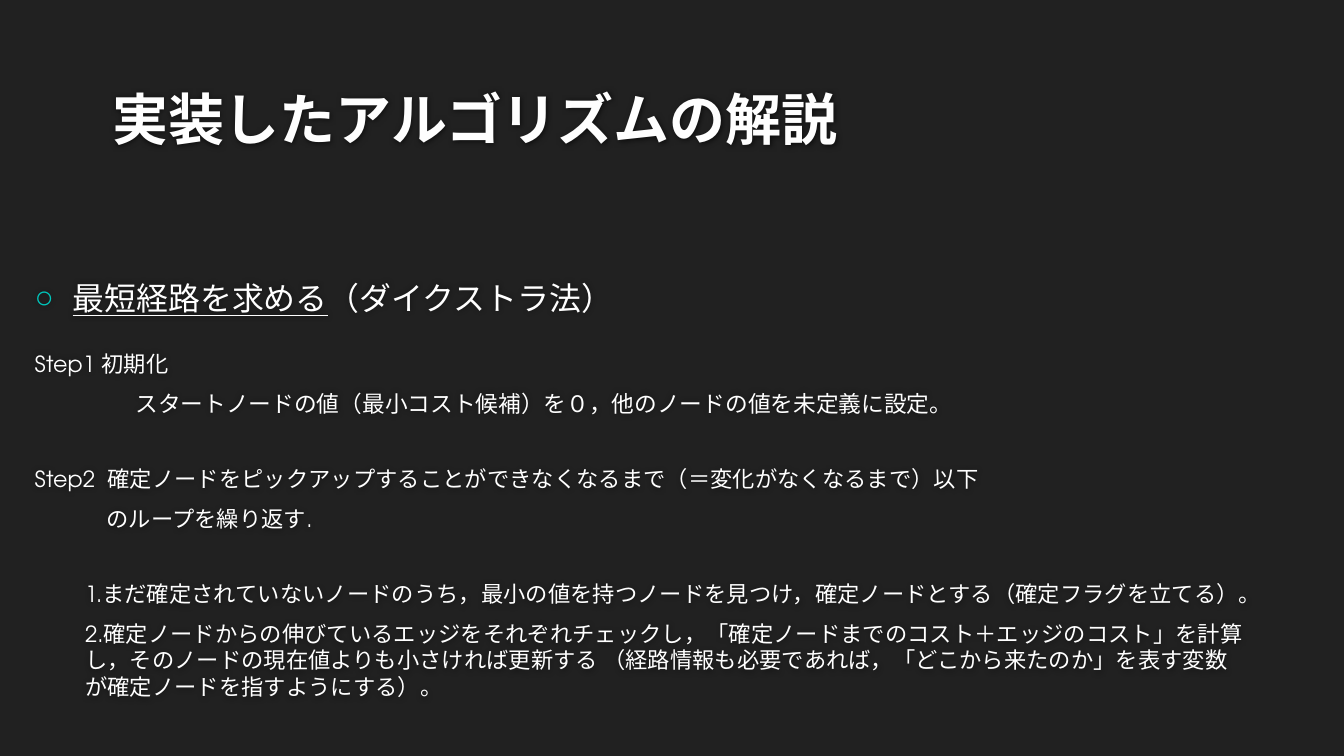
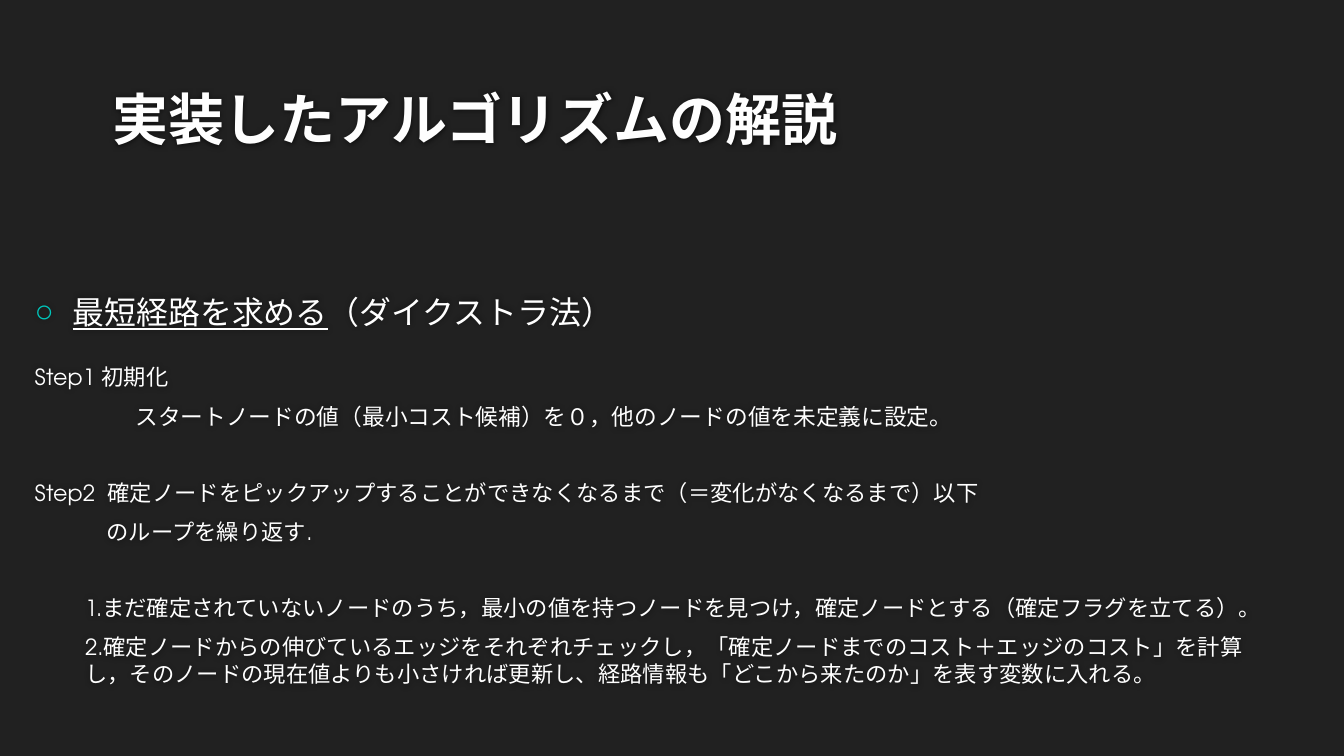
Before and after one commit to ie03-aizu-2019/ie03project-team_linearsystem, a slide deck: slide 7 of ソフトウェア総合演習.pptx. Drawn at 1344x756 pixels with LibreOffice and Linux fonts; fonts in the diff are those of the drawing; background and template pictures are left out. Boxes give left, top, right and bottom in pixels: in the first picture for what was removed or moved away, otherwise in the second. Text is boxed around its words. In the diff, an @@ line names an element or a change of style, - is before the commit and + after.

```diff
--- a/ソフトウェア総合演習.pptx
+++ b/ソフトウェア総合演習.pptx
@@ text at (x1=85, y1=636, x2=1242, y2=684): text changed @@
-  2.確定ノードからの伸びているエッジをそれぞれチェックし，「確定ノードまでのコスト＋エッジのコスト」を計算し，そのノードの現在値よりも小さければ更新する （経路情報も必要であれば，「どこから来たのか」を表す変数が確定ノードを指すようにする）。
+  2.確定ノードからの伸びているエッジをそれぞれチェックし，「確定ノードまでのコスト＋エッジのコスト」を計算し，そのノードの現在値よりも小さければ更新し、経路情報も「どこから来たのか」を表す変数に入れる。
```
Also in this commit, not shown: 1 other slide changed, 1 slide added, 1 slide removed.
